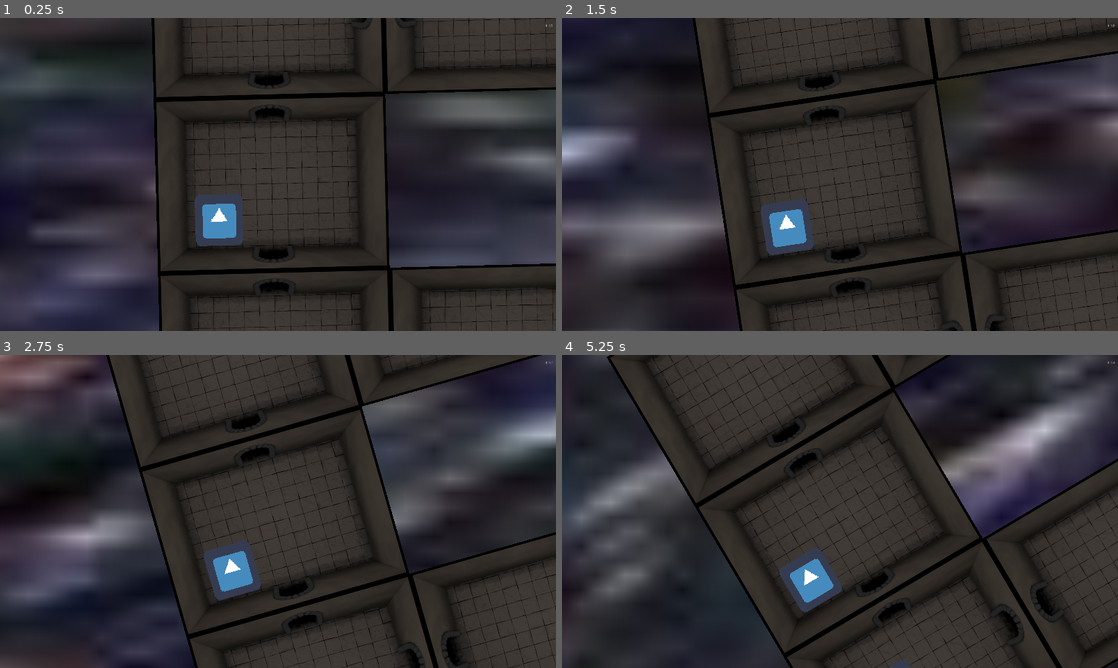
Above: before the commit, frames 1-4 (two rows, left to right).
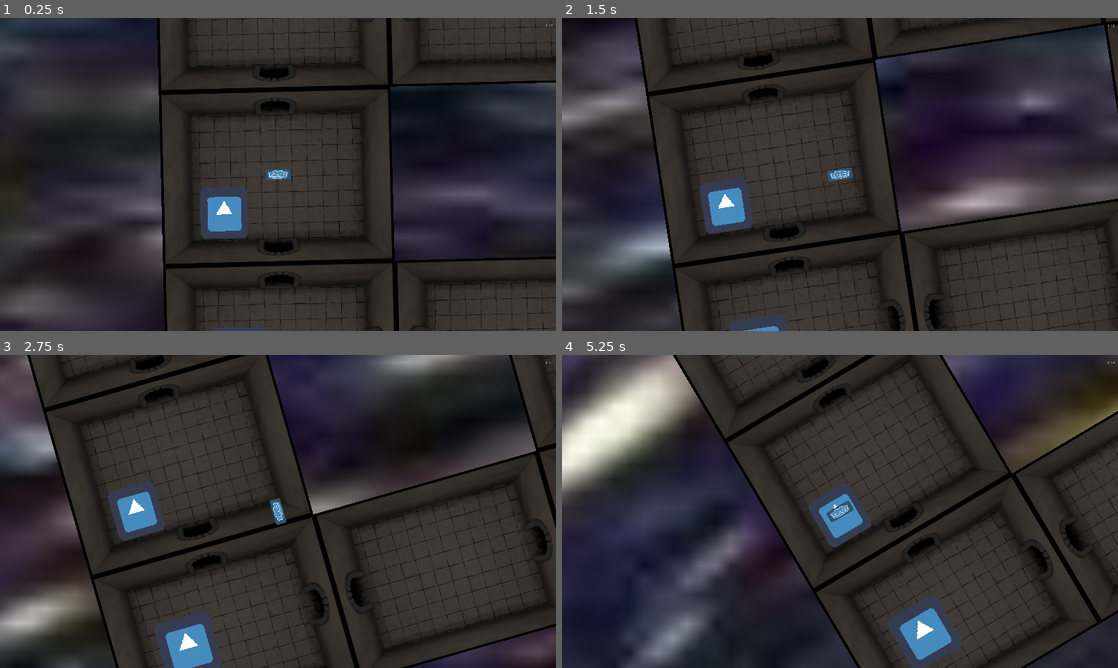
Above: after the commit, the same moments.

Repository: turtlewit/BlackHoleGameJamGame
Game: Godot game, scene res://Scenes/Main.tscn
Same seed, same stepped clock (60 frames per second), same inputs: the game is played once before the commit and once after it. The engine's default icon, where the game draws it, is replaced by a stand-in: a white triangle on a blue panel in a dark square.
Inputs (mouse positions are in pixels of both pictures, inside the frame that each line leads up to):
- Up to frame 1 (0.25 s): no input
- Up to frame 2 (1.5 s): move the mouse to (962, 158) at 0.52 s; hold D (move_right) 0.53-1.28 s; tap E (interact) at 0.6, 1.35 s; click (962, 158) at 0.67 s; move the mouse to (728, 190) at 1.27 s; hold S (move_down) from 1.28 s (still down)
- Up to frame 3 (2.75 s): move the mouse to (333, 442) at 2.02 s; release S (move_down) at 2.03 s; hold D (move_right) from 2.03 s (still down); tap E (interact) at 2.1 s
- Up to frame 4 (5.25 s): move the mouse to (812, 574) at 2.77 s; release D (move_right) at 2.78 s; hold W (move_up) 2.78-3.53 s; tap E (interact) every 0.75 s from 2.85 to 5.1 s; click (812, 574) at 2.92 s; move the mouse to (1006, 558) at 3.52 s; hold A (move_left) 3.53-5.03 s; move the mouse to (673, 464) at 4.27 s; move the mouse to (867, 511) at 5.02 s; hold S (move_down) from 5.03 s (still down); click (867, 511) at 5.17 s

The runs differ from the first frame. In frame 1, 31% of the frame differs, in the area x 0-100%, y 0-100%; in frame 2, 40%; in frame 3, 49%; in frame 4, 50%.

Commit message:
add player to main scene

Diff:
--- a/Scenes/Main.tscn
+++ b/Scenes/Main.tscn
@@ -1,13 +1,14 @@
-[gd_scene load_steps=7 format=2]
+[gd_scene load_steps=8 format=2]
 
 [ext_resource path="res://Assets/Black_Hole_Milkyway.jpeg" type="Texture" id=1]
 [ext_resource path="res://Scripts/ShipAnchor1.gd" type="Script" id=2]
 [ext_resource path="res://Scripts/ShipAnchor2.gd" type="Script" id=3]
-[ext_resource path="res://Prefabs/MainCamera.tscn" type="PackedScene" id=4]
-[ext_resource path="res://Assets/Rooms.tscn" type="PackedScene" id=5]
-[ext_resource path="res://Prefabs/UI.tscn" type="PackedScene" id=6]
+[ext_resource path="res://Assets/Rooms.tscn" type="PackedScene" id=4]
+[ext_resource path="res://Prefabs/Player.tscn" type="PackedScene" id=5]
+[ext_resource path="res://Prefabs/MainCamera.tscn" type="PackedScene" id=6]
+[ext_resource path="res://Prefabs/UI.tscn" type="PackedScene" id=7]
 
-[node name="Node2D" type="Node2D"]
+[node name="Node2D" type="Node2D" index="0"]
 
 [node name="Sprite" type="Sprite" parent="." index="0"]
 
@@ -25,13 +26,19 @@
 script = ExtResource( 3 )
 _sections_unfolded = [ "Transform" ]
 
-[node name="Camera2D" parent="ShipAnchor1/ShipAnchor2" index="0" instance=ExtResource( 4 )]
+[node name="Rooms" parent="ShipAnchor1/ShipAnchor2" index="0" instance=ExtResource( 4 )]
 
-[node name="Rooms" parent="ShipAnchor1/ShipAnchor2" index="1" instance=ExtResource( 5 )]
+position = Vector2( -2848.98, -1673.25 )
 
-position = Vector2( -482.701, -1619.06 )
+[node name="KinematicBody2D" parent="ShipAnchor1/ShipAnchor2" index="1" instance=ExtResource( 5 )]
 
-[node name="UI" parent="." index="2" instance=ExtResource( 6 )]
+position = Vector2( -2384.34, -30.1055 )
+
+[node name="Camera2D" parent="ShipAnchor1/ShipAnchor2/KinematicBody2D" index="2" instance=ExtResource( 6 )]
+
+scale = Vector2( 0.715083, 1.66234 )
+
+[node name="UI" parent="." index="2" instance=ExtResource( 7 )]
 
 [node name="Node2D" type="Node2D" parent="." index="3"]
 
